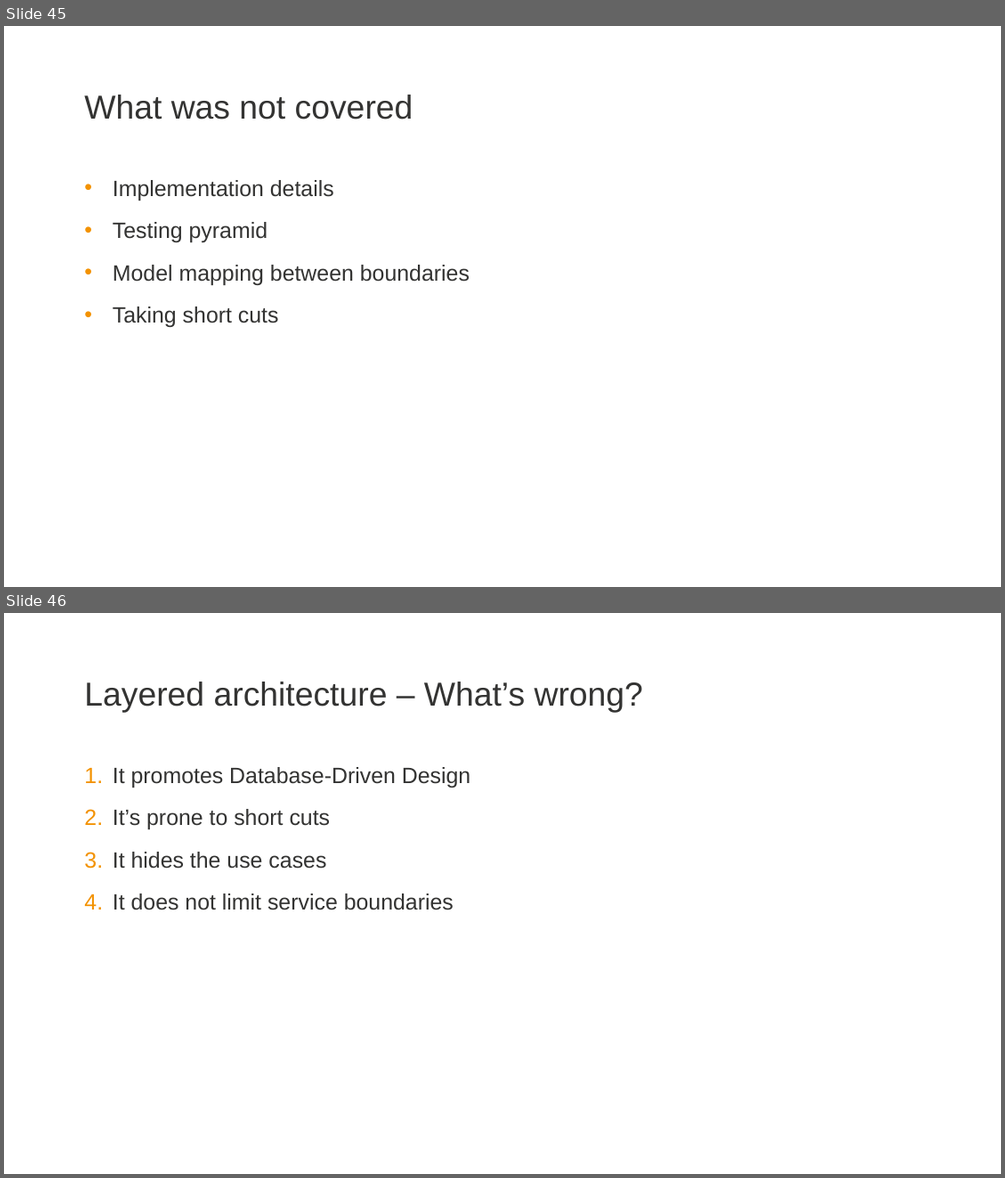
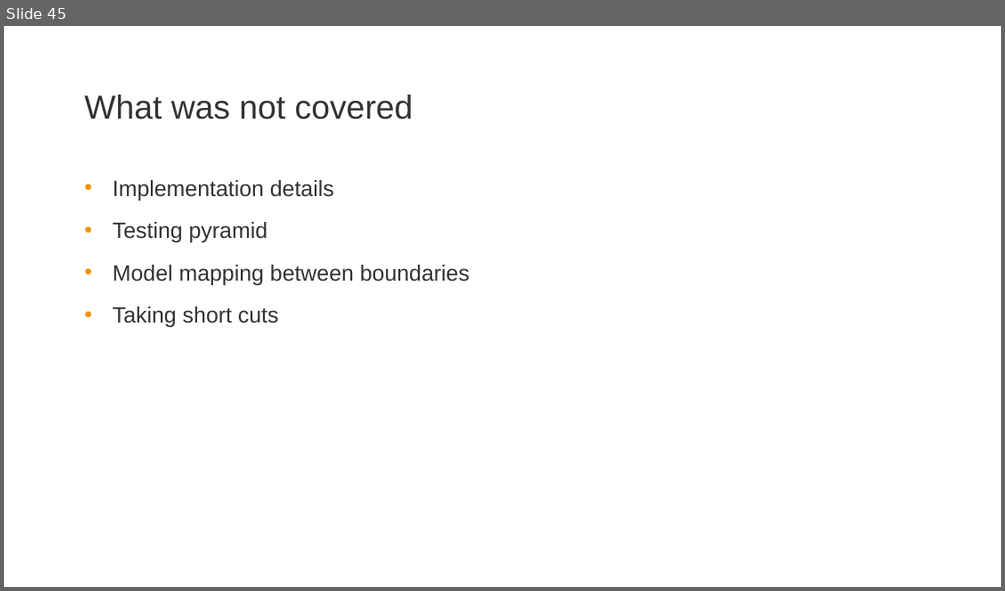
Before and after one commit to zatsepinvl/where-to-put-the-service, a slide deck: Where to put the service.pptm. Shown one above the other, each under a label of ours: slides 45 and 46 before the commit, slide 45 after it. The pictures are 1005x1178 and 1005x591 pixels, drawn with LibreOffice and Linux fonts; fonts in the diff are those of the drawing; background and template pictures are left out. Boxes give left, top, right and bottom in pixels: in the first picture for what was removed or moved away, otherwise in the second. Text is boxed around its words. In the diff, an @@ line names an element or a change of style, - is before the commit and + after.

```diff
--- a/Where to put the service.pptm
+++ b/Where to put the service.pptm
@@ slide 46 removed at (4, 613, 1001, 1174), background #FFFFFF @@
@@ title removed at (84, 682, 643, 713) @@
-Layered architecture – What’s wrong?
@@ text removed at (113, 767, 470, 910) @@
-1. It promotes Database-Driven Design
-2. It’s prone to short cuts
-3. It hides the use cases
-4. It does not limit service boundaries
```
Also in this commit, not shown: 14 slides changed, 3 slides added, 5 other slides removed, 13 other files.
